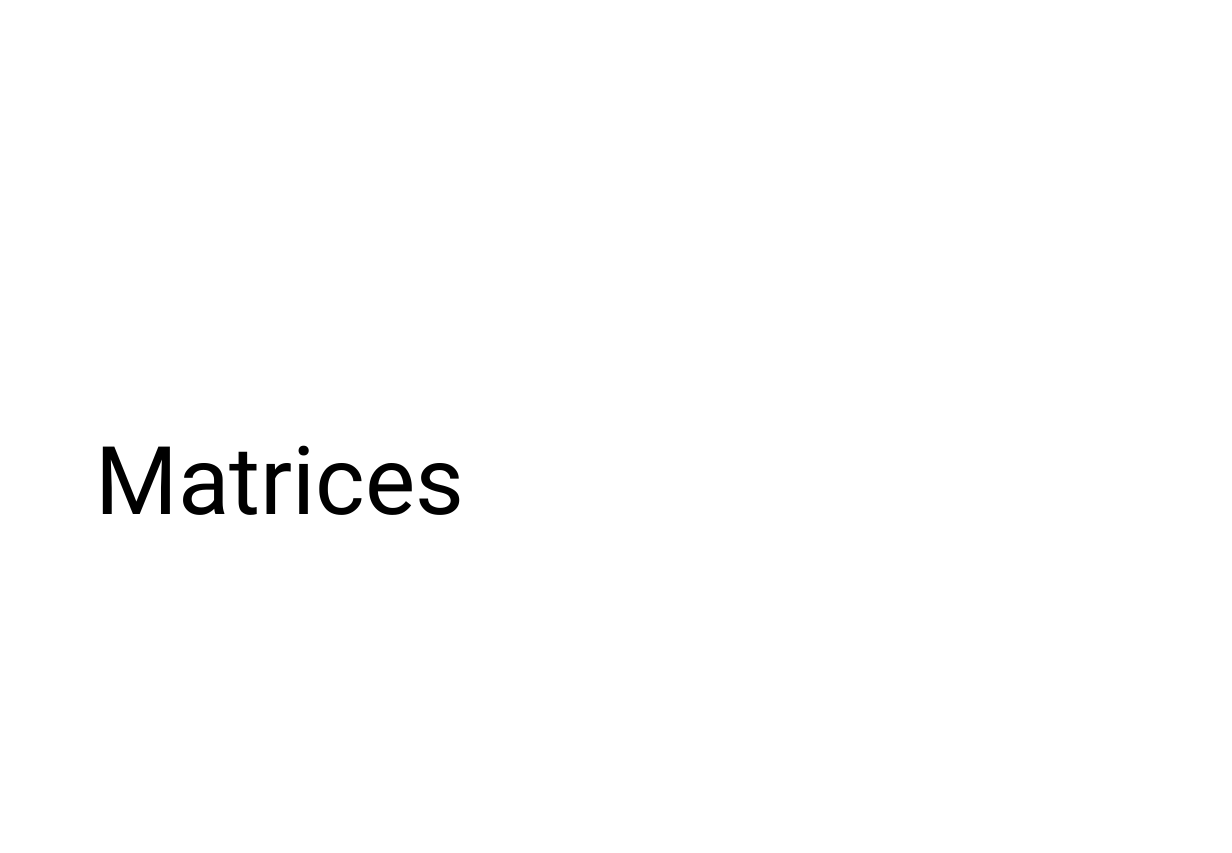
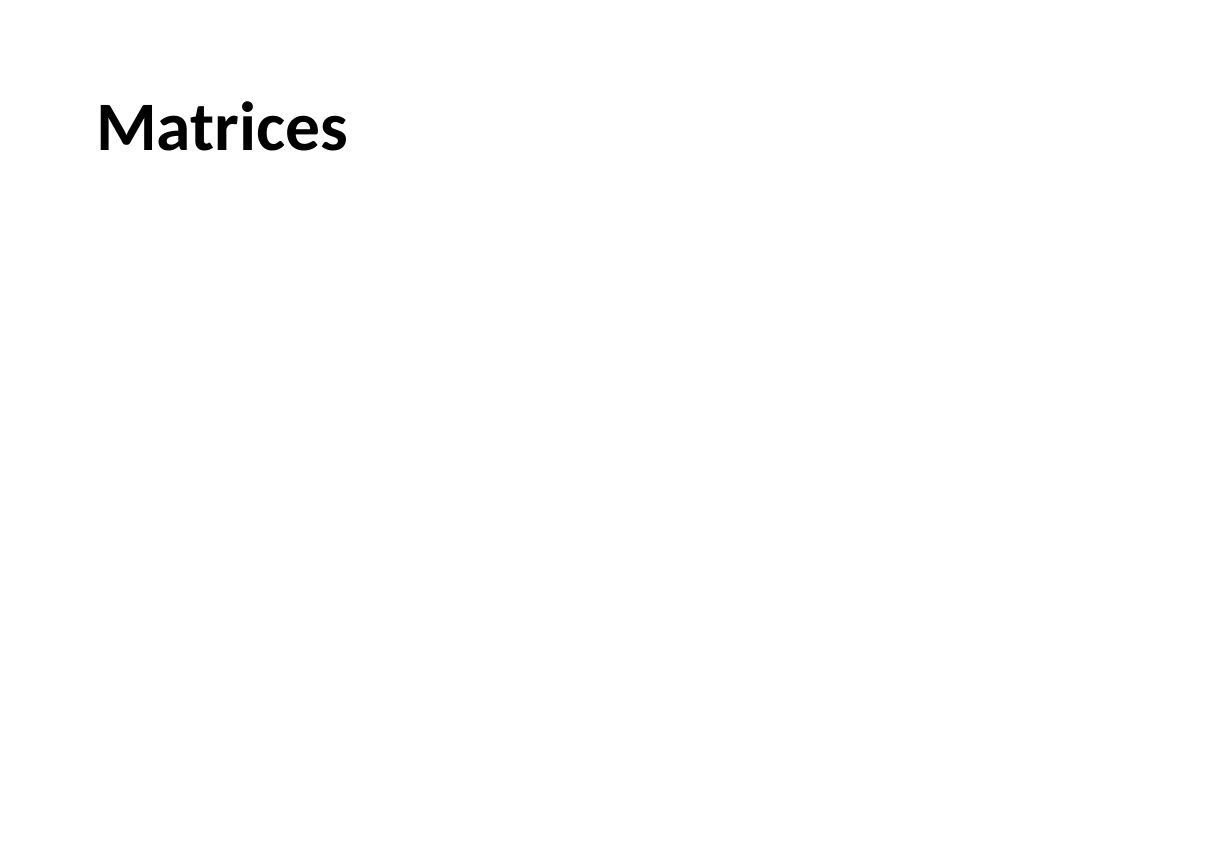
Before and after one commit to RahidZaman/cs481681-cgr, a slide deck: slide 8 of slides/class02-graphics-libxor.pptx. Drawn at 1232x853 pixels with LibreOffice and Linux fonts; fonts in the diff are those of the drawing; background and template pictures are left out. Boxes give left, top, right and bottom in pixels: in the first picture for what was removed or moved away, otherwise in the second. Text is boxed around its words. In the diff, an @@ line names an element or a change of style, - is before the commit and + after.

```diff
--- a/slides/class02-graphics-libxor.pptx
+++ b/slides/class02-graphics-libxor.pptx
@@ title "Matrices": place and size @@
-title "Matrices" at [95, 445, 464, 515]
+title "Matrices" at [96, 101, 348, 151]
@@ title "Matrices" at [96, 101, 348, 151]: size 60 to 44 pt, font Roboto to Calibri, bold on; vertical alignment bottom to middle @@
```
Also in this commit, not shown: 16 other slides changed, 2 slides added, 1 slide removed, 16 other files.
